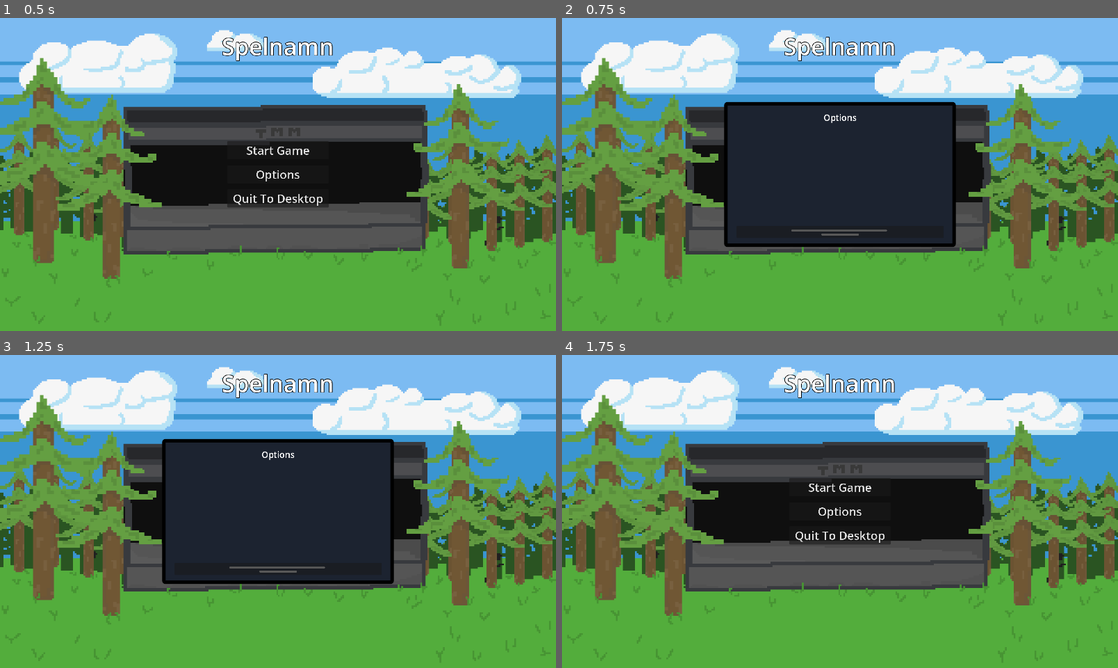
Above: before the commit, frames 1-4 (two rows, left to right).
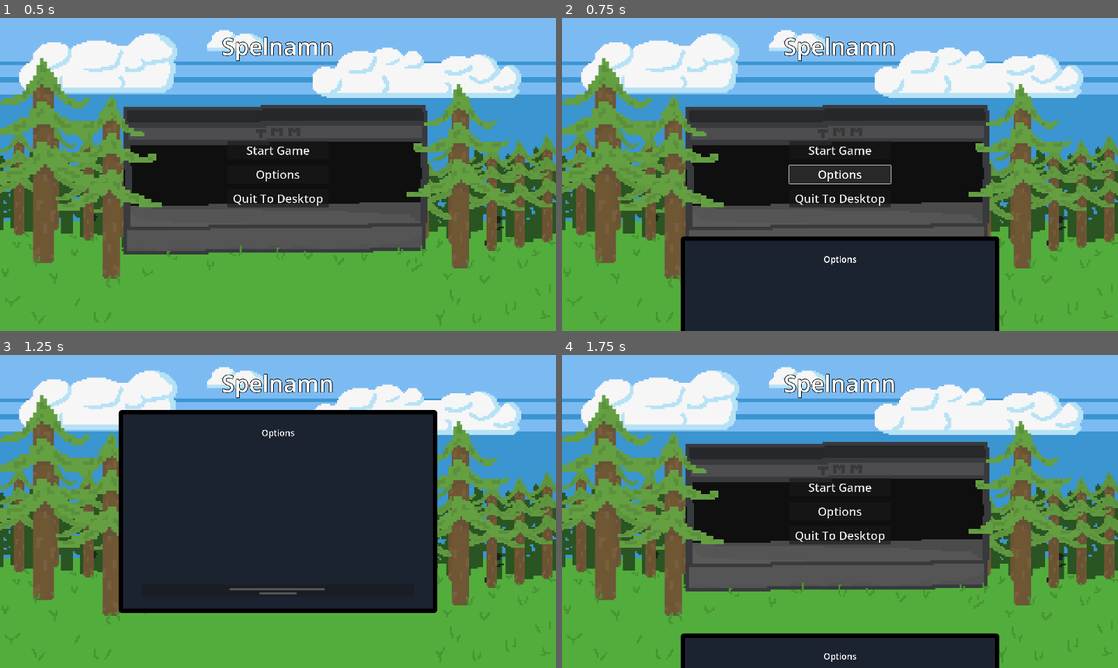
Above: after the commit, the same moments.

Repository: Goldstar32/TMMGame
Game: Godot game, scene res://Scenes/Menus/main_menu.tscn
Two runs of this game, one before a commit and one after it. Both use one fixed random seed, a clock stepped at 60 frames per second and the inputs below.
Inputs (mouse positions are in pixels of both pictures, inside the frame that each line leads up to; where the layout moved, square brackets give the same spot in the first picture):
- Up to frame 1 (0.5 s): no input
- Up to frame 2 (0.75 s): click "Options" at 0.5 s
- Up to frame 3 (1.25 s): no input
- Up to frame 4 (1.75 s): click (840, 589) [840, 567] at 1.25 s

Frame 1 is identical in both runs. In frame 2, 31% of the frame differs, in the area x 21-79%, y 26-100%; in frame 3, 19%; in frame 4, 6.4%.

Commit message:
Det gick (animationen)

Diff:
--- a/Scenes/Menus/options_menu.tscn
+++ b/Scenes/Menus/options_menu.tscn
@@ -5,10 +5,10 @@
 
 [sub_resource type="StyleBoxFlat" id="StyleBoxFlat_b0uj0"]
 bg_color = Color(0.108516, 0.137763, 0.189462, 1)
-border_width_left = 12
-border_width_top = 12
-border_width_right = 12
-border_width_bottom = 12
+border_width_left = 15
+border_width_top = 15
+border_width_right = 15
+border_width_bottom = 15
 border_color = Color(0, 0, 0, 1)
 corner_radius_top_left = 10
 corner_radius_top_right = 10
@@ -35,10 +35,10 @@
 anchor_top = 0.5
 anchor_right = 0.5
 anchor_bottom = 0.5
-offset_left = -400.0
-offset_top = -250.0
-offset_right = 400.0
-offset_bottom = 250.0
+offset_left = -550.0
+offset_top = -350.0
+offset_right = 550.0
+offset_bottom = 350.0
 grow_horizontal = 2
 grow_vertical = 2
 theme_override_styles/panel = SubResource("StyleBoxFlat_b0uj0")
--- a/Scripts/Menus/options_menu.gd
+++ b/Scripts/Menus/options_menu.gd
@@ -1,20 +1,36 @@
 extends Control
 @onready var options_menu = $"."
 @onready var click_sound = preload("res://Assets/SFX/spacebar-click-keyboard-199448.mp3")
-
+@onready var menu_panel = $MenuPanel
+var screenSize
 
 # Called when the node enters the scene tree for the first time.
 func _ready():
-	pass
+	screenSize = get_viewport().get_visible_rect().size
+	animateMenu("up")
 
 
 # Called every frame. 'delta' is the elapsed time since the previous frame.
 func _process(delta):
-	pass
+	screenSize = get_viewport().get_visible_rect().size
 
 
 func _on_button_button_up():
 	$AudioStreamPlayer2D.stream = click_sound
 	$AudioStreamPlayer2D.play()
 
+	animateMenu("down")
+	await get_tree().create_timer(0.5).timeout
 	get_tree().root.remove_child(options_menu)
+
+
+func animateMenu(direction):
+	var posX = screenSize[0]/2 - menu_panel.size[0]/2
+	var posY = screenSize[1]/2 - menu_panel.size[1]/2
+
+	var tween = get_tree().create_tween()
+	if direction == "up":
+		menu_panel.set_position(Vector2(posX, screenSize[1]))
+		tween.tween_property(menu_panel, "position", Vector2(posX, posY), 0.5)
+	if direction == "down":
+		tween.tween_property(menu_panel, "position", Vector2(posX, screenSize[1]), 0.5)
